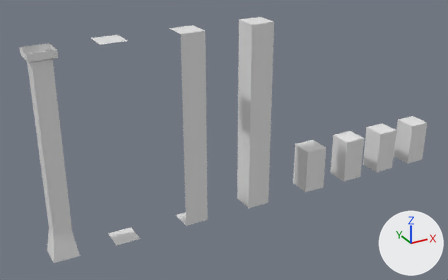
Before and after pictures for a commit that changed the FBX model Art/Environment/M_Environment_Tiles.fbx.
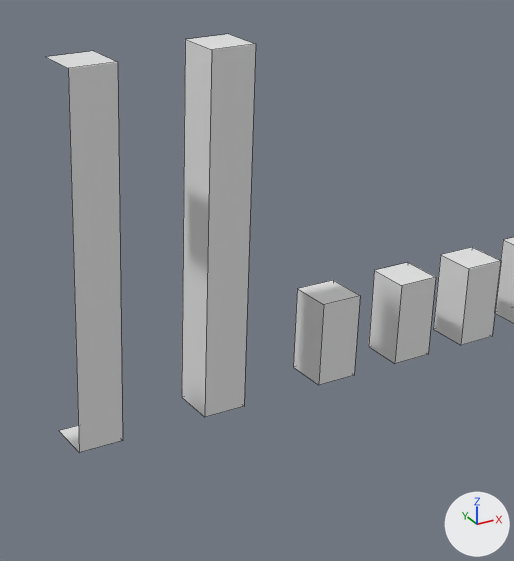
Old and new are each drawn whole from a 50 mm camera at (-12.72, -20.51, 13.48) aimed at (-1.23, 0.39, 3.03) and again close up on the part from 33% to 90% of the width and 0% to 100% of the height. Every picture has the same lights, and +X, +Y and +Z are marked at lower right. The older version's two pictures come first. The close-ups show mesh edges as thin lines. Where no turn or scale is listed for an object, it has been applied to the vertices.

The scene before the commit, as lines of its bpy script (objects in view):
```python
me_cube = bpy.data.meshes.new('Cube')
me_cube.from_pydata(...)  # 8 vertices, 4 faces; spans x -0.5..0.5, y -0.5..0.5, z 0.0..8.0
me_cube.materials.append(mat_material)  # white #e7e7e7
# before: 0 (0.5, 0.5, 8.0) at pixel (228, 33), 2 (0.5, -0.5, 8.0) at pixel (255, 43), 4 (-0.5, 0.5, 8.0) at pixel (185, 39), 6 (-0.5, -0.5, 8.0) at pixel (211, 49)
me_cube_007 = bpy.data.meshes.new('Cube.007')
me_cube_007.from_pydata(...)  # 8 vertices, 3 faces; spans x -0.5..0.5, y -0.5..0.5, z 0.0..8.0
me_cube_007.materials.append(mat_material)  # white #e7e7e7
# before: 0 (0.5, 0.5, 8.0) at pixel (93, 50), 2 (0.5, -0.5, 8.0) at pixel (117, 61), 4 (-0.5, 0.5, 8.0) at pixel (45, 56), 6 (-0.5, -0.5, 8.0) at pixel (68, 68)
# before: 1 (0.5, 0.5, 0.0), 3 (0.5, -0.5, 0.0) at pixel (122, 440), 5 (-0.5, 0.5, 0.0) at pixel (58, 430), 7 (-0.5, -0.5, 0.0) at pixel (79, 452)
me_cube_009 = bpy.data.meshes.new('Cube.009')
me_cube_009.from_pydata([(0.5, 0.5, 2.0), (0.5, 0.5, 0.0), (0.5, -0.5, 2.0), (0.5, -0.5, 0.0), (-0.5, 0.5, 2.0), (-0.5, 0.5, 0.0), (-0.5, -0.5, 2.0), (-0.5, -0.5, 0.0)], [], [(0, 4, 6, 2), (3, 2, 6, 7), (5, 7, 6, 4), (1, 5, 4, 0), (2, 3, 1, 0)])
me_cube_009.materials.append(mat_material)  # white #e7e7e7
ob_01_cornercase_col = bpy.data.objects.new('01_CornerCase-col', me_cube)
ob_01_cornercase_col.location = (0.0, 0.0, 0.0)
ob_03_sidecase_col = bpy.data.objects.new('03_SideCase-col', me_cube_007)
ob_03_sidecase_col.location = (-3.0, 0.0, 0.0)
ob_08_shelf_col = bpy.data.objects.new('08_Shelf-col', me_cube_009)
ob_08_shelf_col.location = (3.0, 0.0, 0.0)
# also in view: '06_Shelf-col' at (7.18, 0.0, 1.0); '07_Shelf-col' at (9.18, 0.0, 1.0); '05_Shelf-col' at (5.18, 0.0, 1.0)
```
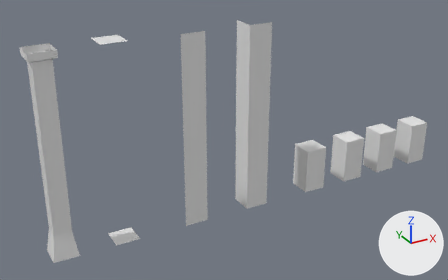
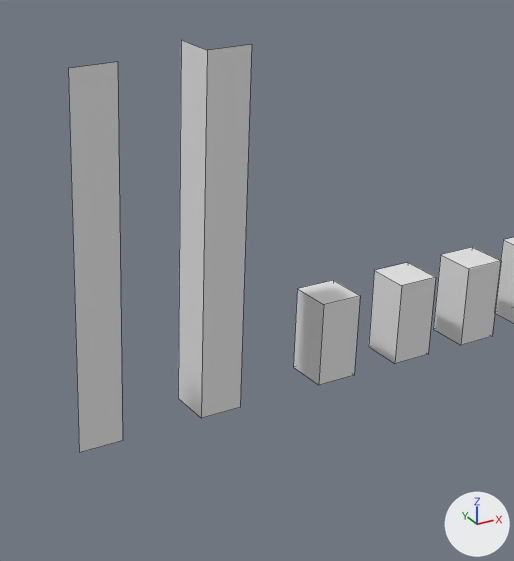
Edits to the bpy script that builds the scene:
```text
Change me_cube_007:
    used by ob_03_sidecase_col; location = (-3.0, 0.0, 0.0)
    verts and faces of me_cube_007; kept vertices keep their numbers, new ones are numbered from 8
    remove me_cube_007.from_pydata(...)  # 8 vertices, 3 faces; spans x -0.5..0.5, y -0.5..0.5, z 0.0..8.0
    add me_cube_007.from_pydata(...)  # 4 vertices, 1 face; spans x -0.5..0.5, y -0.5, z 0.0..8.0
    me_cube_007 part 1
    add delete_vertices([0, 4])  # with the faces that use them
    me_cube_007 part 2
    add delete_vertices([1, 5])  # with the faces that use them
Change me_cube:
    used by ob_01_cornercase_col; location = (0.0, 0.0, 0.0)
    verts and faces of me_cube; kept vertices keep their numbers, new ones are numbered from 8
    remove me_cube.from_pydata(...)  # 8 vertices, 4 faces; spans x -0.5..0.5, y -0.5..0.5, z 0.0..8.0
    add me_cube.from_pydata(...)  # 6 vertices, 2 faces; spans x -0.5..0.5, y -0.5..0.5, z 0.0..8.0
    me_cube part 3
    add delete_vertices([0])  # with the faces that use them
    other edits to the shape of me_cube do not show in these pictures
Change ob_01_cornercase_col:
    ob_01_cornercase_col.location: (0.0, 0.0, 0.0) -> (-0.09, 0.0, 0.0)
```

Location of each change, [x1, y1, x2, y2] in pixels of the close-ups (514 x 561 px):
'01_CornerCase-col', reshaped, moved
    before: [182, 34, 256, 417]
    after: [178, 40, 252, 418]
'03_SideCase-col', reshaped (27% narrower)
    before: [47, 51, 123, 453]
    after: [68, 62, 123, 453]
part 1 of me_cube_007, deleted
    before: [47, 51, 117, 68]
part 2 of me_cube_007, deleted
    before: [60, 426, 79, 452]
part 3 of me_cube, deleted
    before: [185, 34, 254, 50]
